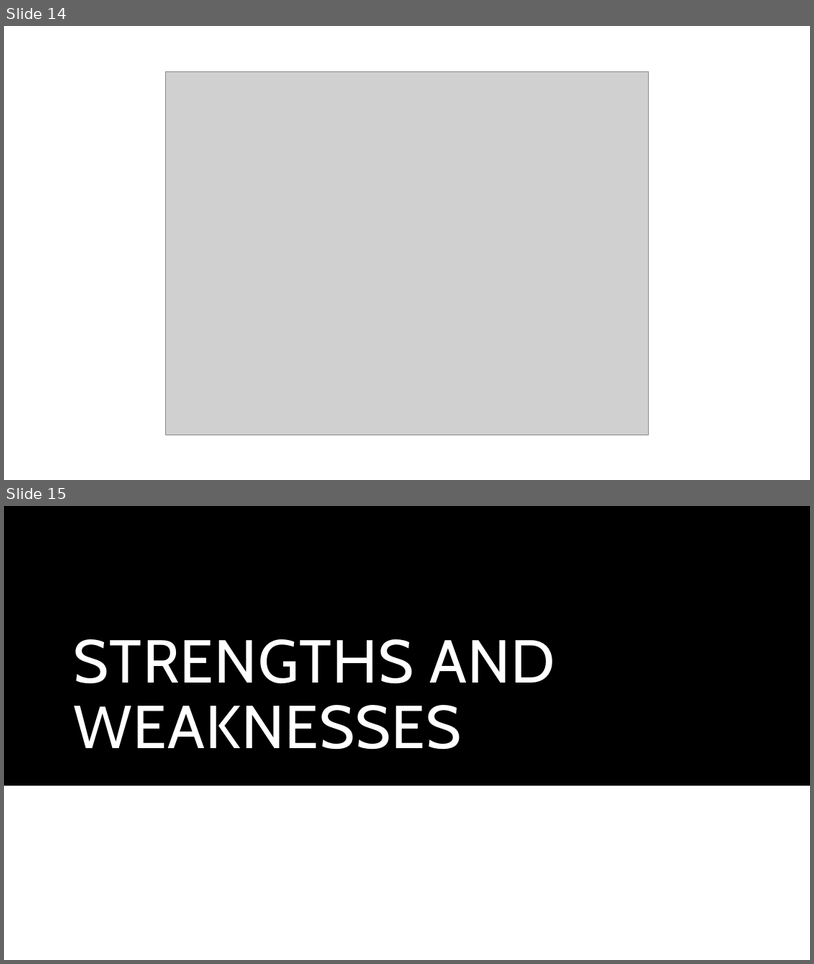
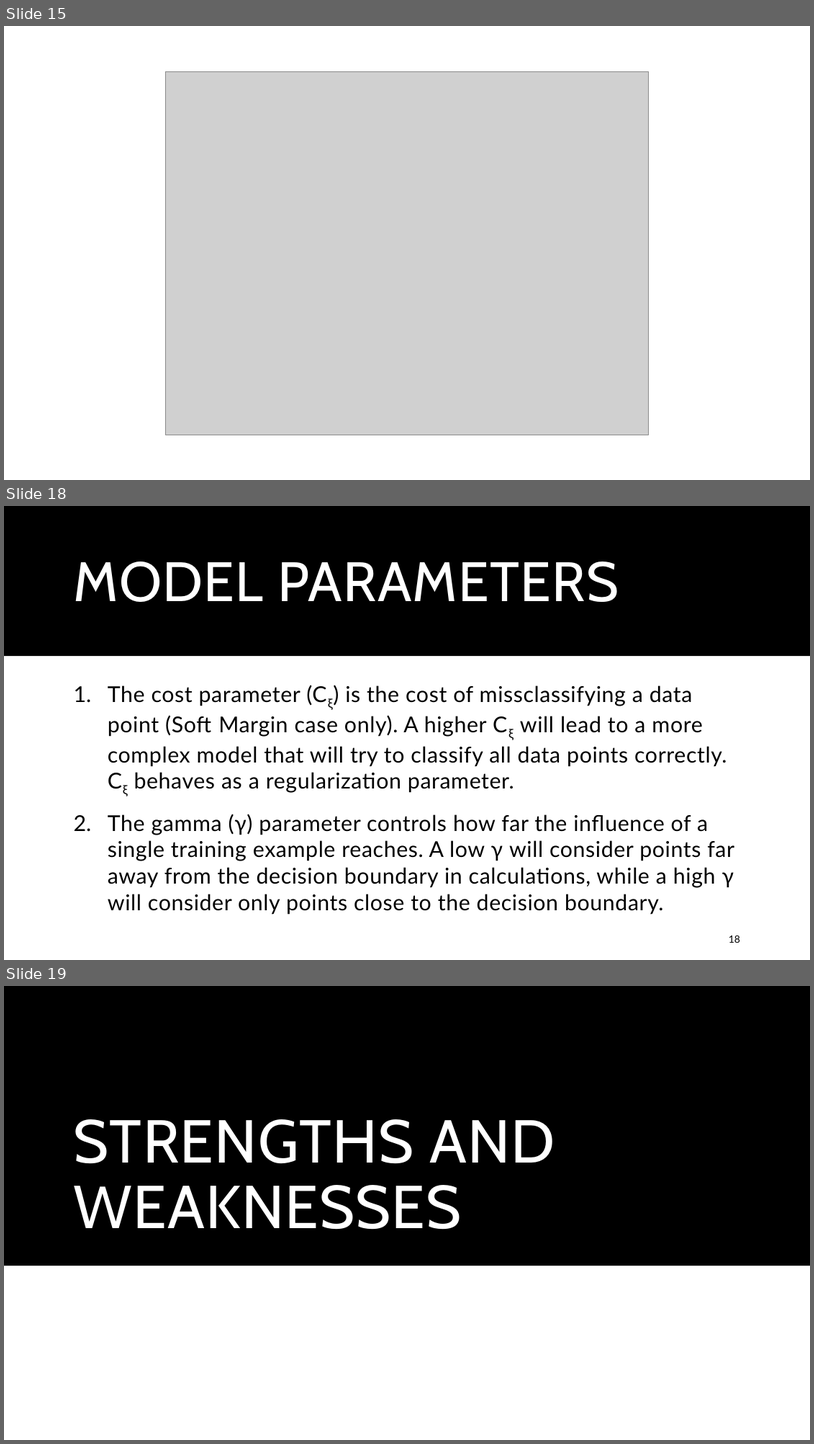
Before and after one commit to Macafry/RadialBasisFunction, a slide deck: Math3190Final.pptx. Shown one above the other, each under a label of ours: slides 14 and 15 before the commit, slides 15, 18 and 19 after it; the slides between them are not shown. The pictures are 814x964 and 814x1444 pixels, drawn with LibreOffice and Linux fonts; fonts in the diff are those of the drawing; grey boxes stand for pictures. Boxes give left, top, right and bottom in pixels: in the first picture for what was removed or moved away, otherwise in the second. Text is boxed around its words. In the diff, an @@ line names an element or a change of style, - is before the commit and + after.

```diff
--- a/Math3190Final.pptx
+++ b/Math3190Final.pptx
@@ slide 18 added at (4, 506, 810, 960), background #FFFFFF @@
@@ rectangle added at (4, 506, 810, 656), fill #000000 @@
@@ title added at (74, 561, 619, 602), 66 pt, text #FFFFFF @@
+MODEL PARAMETERS
@@ text added at (108, 685, 735, 914), 26 pt, text #000000 @@
+1. The cost parameter (Cξ) is the cost of missclassifying a data point (Soft Margin case only). A higher Cξ will lead to a more complex model that will try to classify all data points correctly. Cξ behaves as a regularization parameter.
+2. The gamma (γ) parameter controls how far the influence of a single training example reaches. A low γ will consider points far away from the decision boundary in calculations, while a high γ will consider only points close to the decision boundary.
@@ page number added at (729, 935, 741, 942), 12 pt, text #000000 @@
+18
@@ what was slide 14 is now slide 15 @@
@@ what was slide 15 is now slide 19 @@
```
Also in this commit, not shown: 3 slides changed, 3 other slides added, 2 other files.
